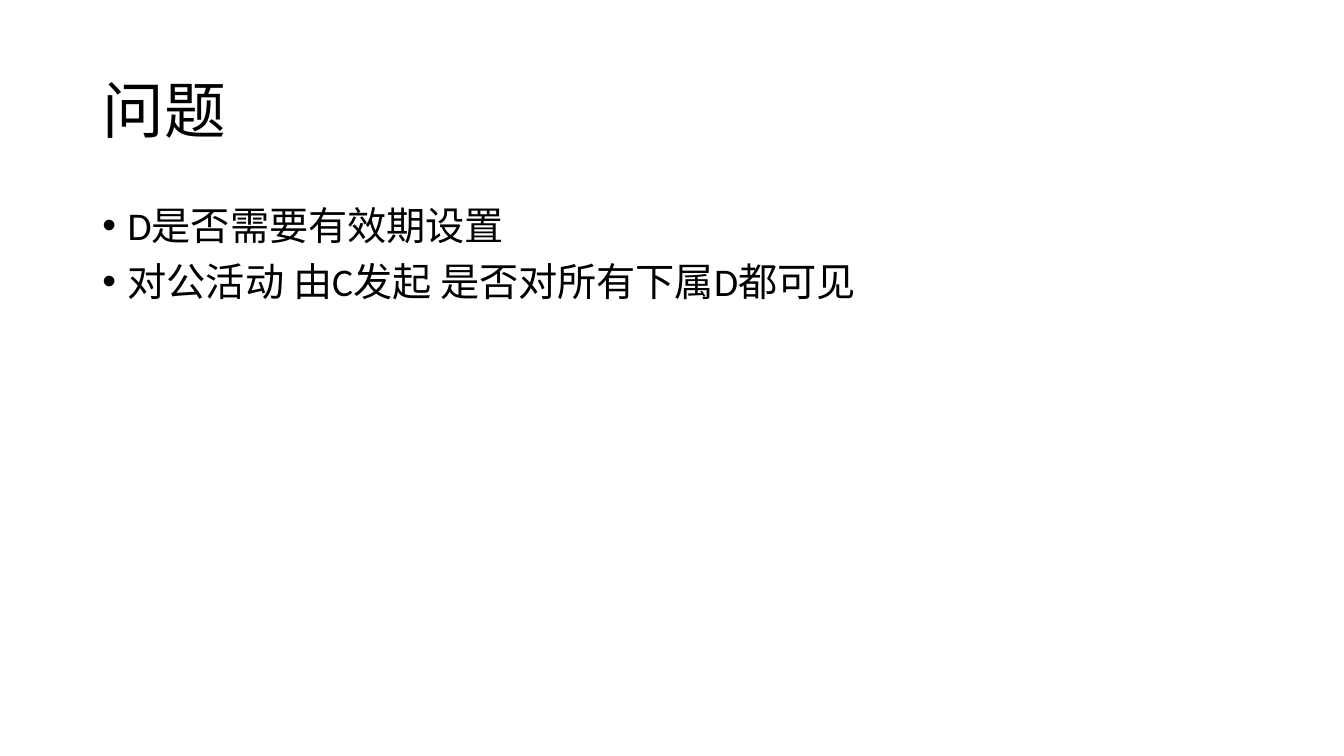
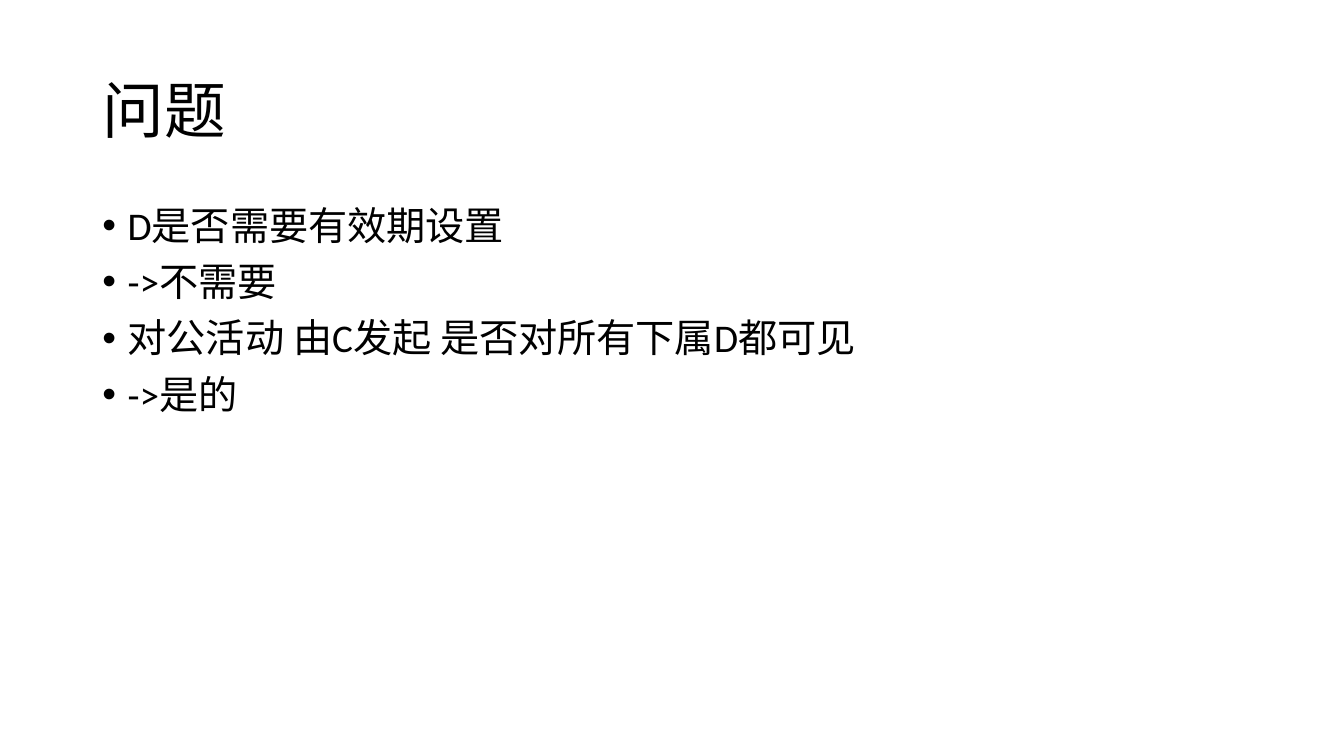
Before and after one commit to swansrp/Tanya, a slide deck: slide 33 of doc/prd.pptx (slide 13 before the commit). Drawn at 1344x756 pixels with LibreOffice and Linux fonts; fonts in the diff are those of the drawing. Boxes give left, top, right and bottom in pixels: in the first picture for what was removed or moved away, otherwise in the second. Text is boxed around its words. In the diff, an @@ line names an element or a change of style, - is before the commit and + after.

```diff
--- a/doc/prd.pptx
+++ b/doc/prd.pptx
@@ text at <box>128,264,277,299</box>: paragraph added @@
+• ->不需要
@@ text at <box>128,376,238,412</box>: paragraph added @@
+• ->是的
```
Also in this commit, not shown: 1 other slide changed, 22 slides added.
